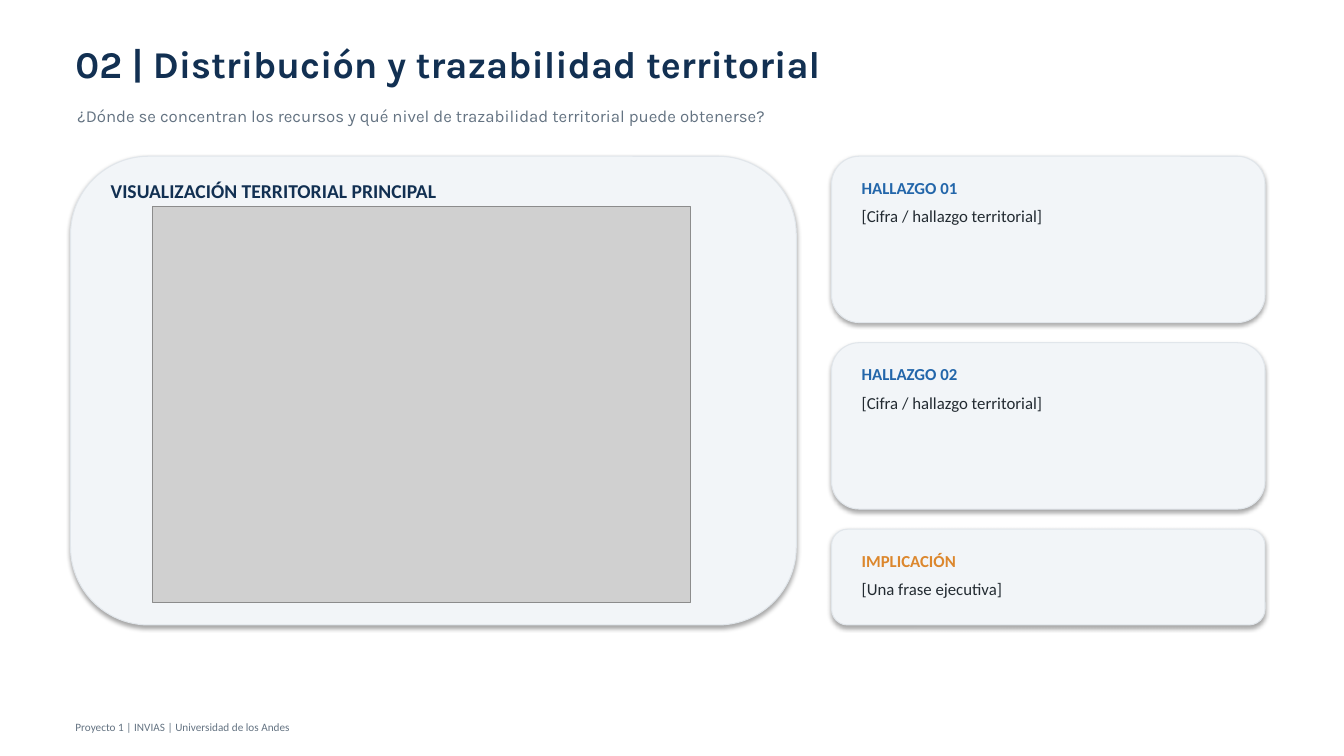
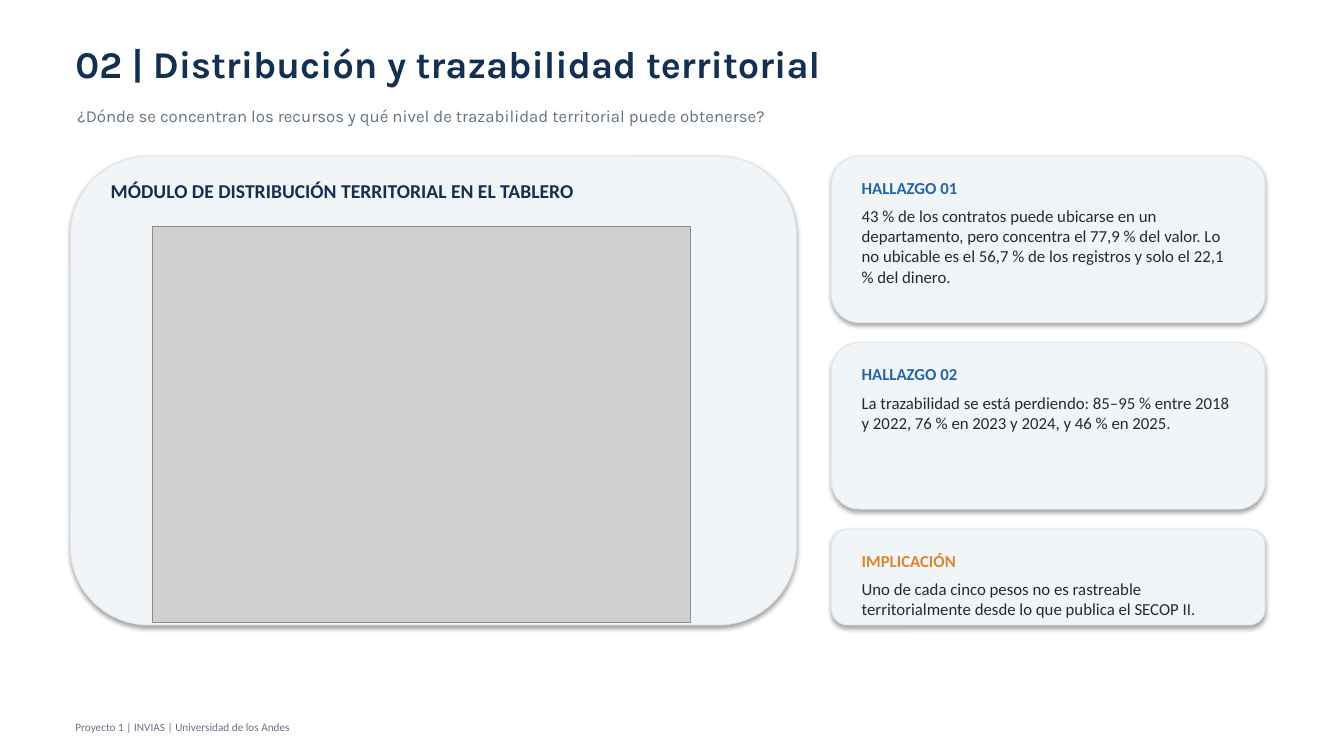
Before and after one commit to caldeeh/proyecto1-analitica-contratacion, a slide deck: slide 3 of Entregables/Presentacion_Proyecto_1_INVIAS.pptx. Drawn at 1344x756 pixels with LibreOffice and Linux fonts; fonts in the diff are those of the drawing; grey boxes stand for pictures. Boxes give left, top, right and bottom in pixels: in the first picture for what was removed or moved away, otherwise in the second. Text is boxed around its words. In the diff, an @@ line names an element or a change of style, - is before the commit and + after.

Commit message:
Presentacion: restaurar el contenido de la diapositiva de la Pregunta 2

```diff
--- a/Entregables/Presentacion_Proyecto_1_INVIAS.pptx
+++ b/Entregables/Presentacion_Proyecto_1_INVIAS.pptx
@@ text at [111, 182, 573, 198]: text changed @@
-VISUALIZACIÓN TERRITORIAL PRINCIPAL
+MÓDULO DE DISTRIBUCIÓN TERRITORIAL EN EL TABLERO
@@ picture: place and size @@
-picture at [152, 207, 691, 602]
+picture at [152, 227, 691, 622]
@@ text at [862, 210, 1224, 283]: text changed @@
-[Cifra / hallazgo territorial]
+43 % de los contratos puede ubicarse en un departamento, pero concentra el 77,9 % del valor. Lo no ubicable es el 56,7 % de los registros y solo el 22,1 % del dinero.
@@ text at [862, 397, 1229, 432]: text changed @@
-[Cifra / hallazgo territorial]
+La trazabilidad se está perdiendo: 85–95 % entre 2018 y 2022, 76 % en 2023 y 2024, y 46 % en 2025.
@@ text at [862, 583, 1196, 618]: text changed @@
-[Una frase ejecutiva]
+Uno de cada cinco pesos no es rastreable territorialmente desde lo que publica el SECOP II.
```
